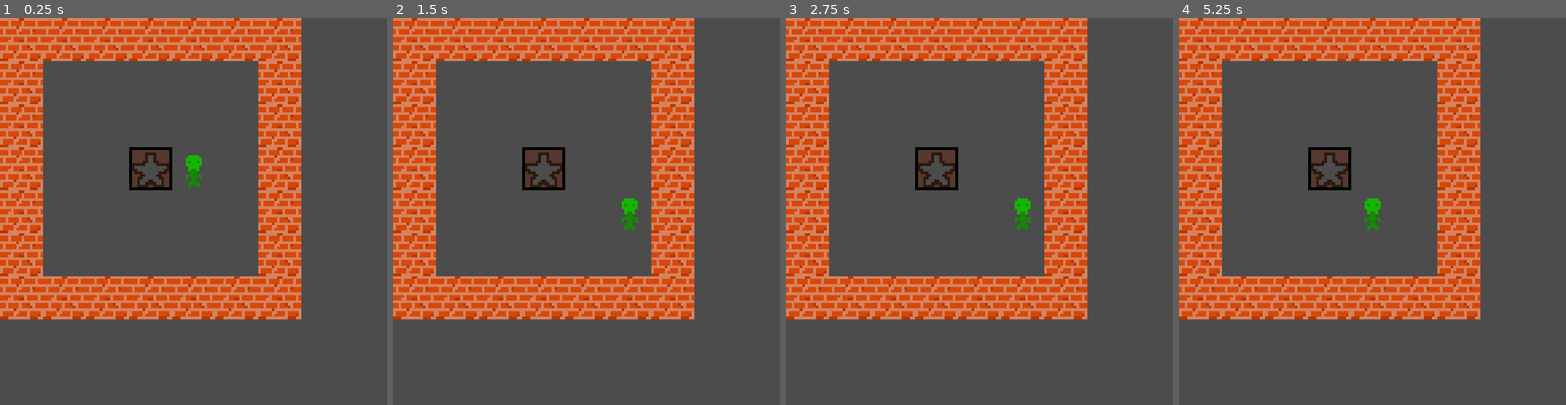
Above: before the commit, frames 1-4 (left to right).
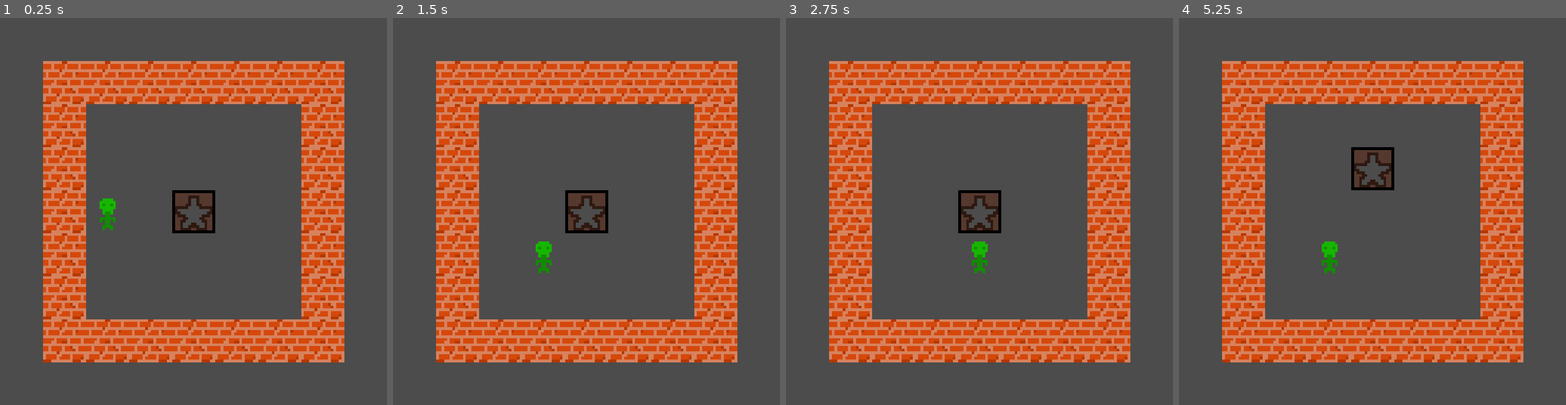
Above: after the commit, the same moments.

Repository: nmay231/godot-sokoban
Game: Godot game, scene res://scenes/level0.tscn
The game is run twice, just before and just after one commit, with the same random seed, the same clock (stepped at 60 frames per second) and the same inputs. Before the commit the project starts from res://scenes/level.tscn.
Inputs:
- Up to frame 1 (0.25 s): no input
- Up to frame 2 (1.5 s): tap Enter at 0.5 s; hold Right (ui_right) 0.53-1.28 s; tap Space at 1.25 s; hold Down (ui_down) from 1.28 s (still down)
- Up to frame 3 (2.75 s): tap Enter at 2 s; release Down (ui_down) at 2.03 s; hold Right (ui_right) from 2.03 s (still down)
- Up to frame 4 (5.25 s): tap Space at 2.75, 4.25 s; release Right (ui_right) at 2.78 s; hold Up (ui_up) 2.78-3.53 s; tap Enter at 3.5 s; hold Left (ui_left) 3.53-5.03 s; hold Down (ui_down) from 5.03 s (still down)

The runs differ from the first frame. In frame 1, 57% of the frame differs, in the area x 0-89%, y 0-89%; in frame 2, 57%; in frame 3, 57%; in frame 4, 57%.

Commit message:
Rename level.* to level0.* to prep making levels resources

Diff:
--- a/project.godot
+++ b/project.godot
@@ -11,7 +11,7 @@
 [application]
 
 config/name="Sokoban"
-run/main_scene="res://scenes/level.tscn"
+run/main_scene="res://scenes/level0.tscn"
 config/features=PackedStringArray("4.2", "GL Compatibility")
 
 [autoload]
--- a/scenes/level.tscn
+++ /dev/null
@@ -1,50 +0,0 @@
-[gd_scene load_steps=8 format=3 uid="uid://baerpt4cfluqy"]
-
-[ext_resource type="Script" path="res://scenes/level.gd" id="1_lkg2y"]
-[ext_resource type="PackedScene" uid="uid://s50c4lu6llqr" path="res://scenes/block.tscn" id="3_6r3wd"]
-[ext_resource type="PackedScene" uid="uid://bego0bie80saf" path="res://scenes/player.tscn" id="3_yt5nr"]
-[ext_resource type="Texture2D" uid="uid://br8pmil68y088" path="res://assets/sokoban-tileset.png" id="7_kqe5q"]
-
-[sub_resource type="PhysicsMaterial" id="PhysicsMaterial_sshdu"]
-
-[sub_resource type="TileSetAtlasSource" id="TileSetAtlasSource_3ubn0"]
-texture = ExtResource("7_kqe5q")
-0:0/0 = 0
-0:0/0/physics_layer_0/linear_velocity = Vector2(0, 0)
-0:0/0/physics_layer_0/angular_velocity = 0.0
-1:0/0 = 0
-1:0/0/physics_layer_0/linear_velocity = Vector2(0, 0)
-1:0/0/physics_layer_0/angular_velocity = 0.0
-2:0/0 = 0
-2:0/0/physics_layer_0/linear_velocity = Vector2(0, 0)
-2:0/0/physics_layer_0/angular_velocity = 0.0
-0:1/0 = 0
-0:1/0/physics_layer_0/linear_velocity = Vector2(0, 0)
-0:1/0/physics_layer_0/angular_velocity = 0.0
-1:1/0 = 0
-1:1/0/physics_layer_0/linear_velocity = Vector2(0, 0)
-1:1/0/physics_layer_0/angular_velocity = 0.0
-2:1/0 = 0
-2:1/0/physics_layer_0/linear_velocity = Vector2(0, 0)
-2:1/0/physics_layer_0/angular_velocity = 0.0
-2:1/0/physics_layer_0/polygon_0/points = PackedVector2Array(8, 8, 8, -8, -8, -8, -8, 8)
-
-[sub_resource type="TileSet" id="TileSet_qtlq1"]
-physics_layer_0/collision_layer = 2
-physics_layer_0/collision_mask = 0
-physics_layer_0/physics_material = SubResource("PhysicsMaterial_sshdu")
-sources/0 = SubResource("TileSetAtlasSource_3ubn0")
-
-[node name="Level" type="Node2D"]
-script = ExtResource("1_lkg2y")
-
-[node name="Player" parent="." instance=ExtResource("3_yt5nr")]
-position = Vector2(64, 48)
-
-[node name="Block" parent="." instance=ExtResource("3_6r3wd")]
-position = Vector2(48, 48)
-
-[node name="TileMap" type="TileMap" parent="."]
-tile_set = SubResource("TileSet_qtlq1")
-format = 2
-layer_0/tile_data = PackedInt32Array(0, 131072, 1, 1, 131072, 1, 2, 131072, 1, 3, 131072, 1, 4, 131072, 1, 5, 131072, 1, 6, 131072, 1, 65542, 131072, 1, 131078, 131072, 1, 196614, 131072, 1, 262150, 131072, 1, 262144, 131072, 1, 196608, 131072, 1, 131072, 131072, 1, 65536, 131072, 1, 327680, 131072, 1, 393216, 131072, 1, 393217, 131072, 1, 393218, 131072, 1, 393219, 131072, 1, 393220, 131072, 1, 393221, 131072, 1, 393222, 131072, 1, 327686, 131072, 1)
--- a/scenes/level.gd
+++ b/scenes/level0.gd
@@ -21,9 +21,10 @@
 
 # Called when the node enters the scene tree for the first time.
 func _ready():
-	#var wall = wall_scene.instantiate()
-	#add_child(wall)
-	pass
+	#var rect = get_viewport_rect()
+	#var viewport = get_viewport()
+	print(get_viewport_rect(), " ", get_viewport_transform(), " ", get_viewport())
+	#viewport.width
 
 
 # Called every frame. 'delta' is the elapsed time since the previous frame.
--- /dev/null
+++ b/scenes/level0.tscn
@@ -0,0 +1,65 @@
+[gd_scene load_steps=8 format=3 uid="uid://baerpt4cfluqy"]
+
+[ext_resource type="Script" path="res://scenes/level0.gd" id="1_xs23g"]
+[ext_resource type="PackedScene" uid="uid://bego0bie80saf" path="res://scenes/player.tscn" id="2_vvwch"]
+[ext_resource type="PackedScene" uid="uid://s50c4lu6llqr" path="res://scenes/block.tscn" id="3_cy1an"]
+[ext_resource type="Texture2D" uid="uid://br8pmil68y088" path="res://assets/sokoban-tileset.png" id="4_1okam"]
+
+[sub_resource type="PhysicsMaterial" id="PhysicsMaterial_sshdu"]
+
+[sub_resource type="TileSetAtlasSource" id="TileSetAtlasSource_3ubn0"]
+texture = ExtResource("4_1okam")
+0:0/0 = 0
+0:0/0/physics_layer_0/linear_velocity = Vector2(0, 0)
+0:0/0/physics_layer_0/angular_velocity = 0.0
+1:0/0 = 0
+1:0/0/physics_layer_0/linear_velocity = Vector2(0, 0)
+1:0/0/physics_layer_0/angular_velocity = 0.0
+2:0/0 = 0
+2:0/0/physics_layer_0/linear_velocity = Vector2(0, 0)
+2:0/0/physics_layer_0/angular_velocity = 0.0
+0:1/0 = 0
+0:1/0/physics_layer_0/linear_velocity = Vector2(0, 0)
+0:1/0/physics_layer_0/angular_velocity = 0.0
+1:1/0 = 0
+1:1/0/physics_layer_0/linear_velocity = Vector2(0, 0)
+1:1/0/physics_layer_0/angular_velocity = 0.0
+2:1/0 = 0
+2:1/0/physics_layer_0/linear_velocity = Vector2(0, 0)
+2:1/0/physics_layer_0/angular_velocity = 0.0
+2:1/0/physics_layer_0/polygon_0/points = PackedVector2Array(8, 8, 8, -8, -8, -8, -8, 8)
+
+[sub_resource type="TileSet" id="TileSet_qtlq1"]
+physics_layer_0/collision_layer = 2
+physics_layer_0/collision_mask = 0
+physics_layer_0/physics_material = SubResource("PhysicsMaterial_sshdu")
+sources/0 = SubResource("TileSetAtlasSource_3ubn0")
+
+[node name="Level" type="Node2D"]
+script = ExtResource("1_xs23g")
+
+[node name="SubViewportContainer" type="SubViewportContainer" parent="."]
+custom_minimum_size = Vector2(16, 16)
+offset_right = 960.0
+offset_bottom = 960.0
+stretch = true
+
+[node name="SubViewport" type="SubViewport" parent="SubViewportContainer"]
+handle_input_locally = false
+snap_2d_transforms_to_pixel = true
+snap_2d_vertices_to_pixel = true
+size = Vector2i(960, 960)
+size_2d_override = Vector2i(144, 144)
+size_2d_override_stretch = true
+render_target_update_mode = 4
+
+[node name="Player" parent="." instance=ExtResource("2_vvwch")]
+position = Vector2(32, 64)
+
+[node name="Block" parent="." instance=ExtResource("3_cy1an")]
+position = Vector2(64, 64)
+
+[node name="TileMap" type="TileMap" parent="."]
+tile_set = SubResource("TileSet_qtlq1")
+format = 2
+layer_0/tile_data = PackedInt32Array(65537, 131072, 1, 65538, 131072, 1, 65539, 131072, 1, 65540, 131072, 1, 65541, 131072, 1, 65542, 131072, 1, 65543, 131072, 1, 458759, 131072, 1, 458758, 131072, 1, 458757, 131072, 1, 458756, 131072, 1, 458755, 131072, 1, 458754, 131072, 1, 458753, 131072, 1, 393217, 131072, 1, 327681, 131072, 1, 262145, 131072, 1, 196609, 131072, 1, 131073, 131072, 1, 131079, 131072, 1, 196615, 131072, 1, 262151, 131072, 1, 327687, 131072, 1, 393223, 131072, 1)
